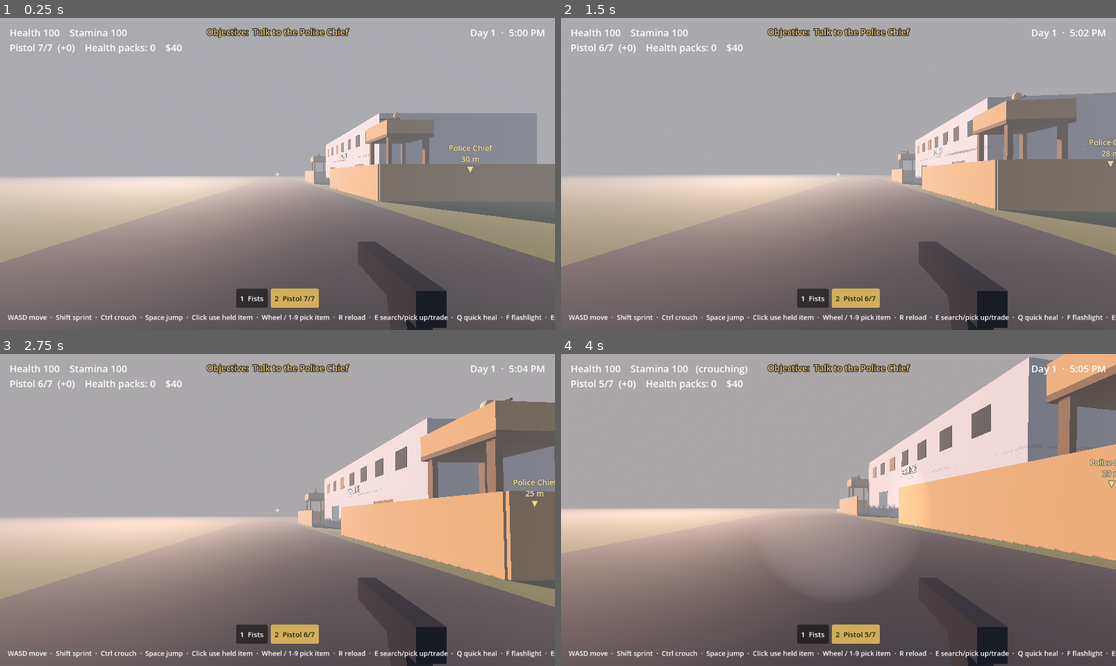
Above: before the commit, frames 1-4 (two rows, left to right).
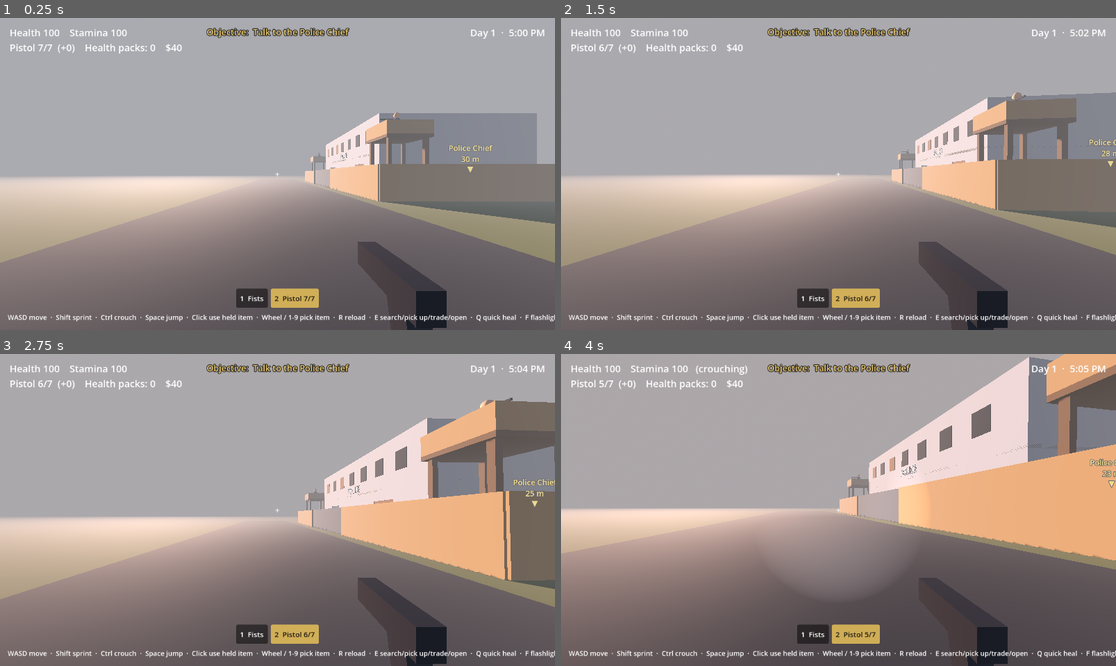
Above: after the commit, the same moments.

Repository: PatriotAri/ZombieGame
Game: Godot game, scene res://main.tscn
Two runs of this game, one before a commit and one after it. Both use one fixed random seed, a clock stepped at 60 frames per second and the inputs below.
Inputs (mouse positions are in pixels of both pictures, inside the frame that each line leads up to):
- Up to frame 1 (0.25 s): no input
- Up to frame 2 (1.5 s): tap Enter (ui_accept) at 0.5 s; move the mouse to (866, 174) at 0.52 s; hold Ctrl (crouch) 0.53-1.28 s; hold W (move_forward) from 0.53 s (still down); click (866, 174) at 0.67 s; tap Space (jump) at 0.77, 1.07 s; tap F (flashlight) at 0.8, 1.35 s; move the mouse to (810, 174) at 1.27 s
- Up to frame 3 (2.75 s): keep holding W (move_forward); tap Space (jump) at 1.52, 1.82, 2.3 s; tap E (interact) at 1.55 s; move the mouse to (288, 503) at 2.02 s; hold E (interact) from 2.03 s (still down)
- Up to frame 4 (4 s): keep holding W (move_forward); move the mouse to (832, 516) at 2.77 s; release E (interact) at 2.78 s; tap Space (jump) at 2.85, 3.02, 3.32, 3.77 s; click (832, 516) at 2.92 s; tap Ctrl (crouch) at 3.05 s; move the mouse to (877, 513) at 3.52 s; hold Ctrl (crouch) from 3.53 s (still down); tap F (flashlight) at 3.8 s

The runs differ from the first frame. In frame 1, 0.3% of the frame differs, in the area x 56-100%, y 48-98%; in frame 2, 0.4%; in frame 3, 0.5%; in frame 4, 0.8%, in the area x 53-100%, y 43-98%.

Commit message:
Add bashable doors and an unbreakable police compound gate
Shops and the police station get doors the player can open and close.
Zombies that are hunting or investigating bash closed doors in their way
until they burst open for good. Doors sit outside the navigation region,
so paths still run through doorways.

The compound gets a two-leaf sliding steel gate that can't be bashed.
A temporary blocker bakes it into the navmesh as closed, and
NavigationLinks across the gap are enabled only while it's open.
Door state is saved and loaded; older saves still load.

Co-Authored-By: Claude Opus 5.5 <noreply@anthropic.com>
Claude-Session: https://claude.ai/code/session_01NJxZXcy4CVXHhqiHQ3b6eV

Diff:
--- a/midwest-undead/building.gd
+++ b/midwest-undead/building.gd
@@ -9,6 +9,7 @@
 
 const GameData := preload("res://game_data.gd")
 const LootSpot := preload("res://loot_spot.gd")
+const Door := preload("res://door.gd")
 
 const WALL := 0.2
 ## Default floor height: matches the sidewalk, so you step straight in from it.
@@ -26,6 +27,7 @@
 const WOOD := Color(0.42, 0.3, 0.18)
 const GLASS := Color(0.55, 0.65, 0.7, 0.22)
 const DARK_WINDOW := Color(0.05, 0.06, 0.08)
+const DOOR_COLOR := Color(0.36, 0.24, 0.14)
 
 var loot_spots: Array = [] # containers inside, for main.gd to fill
 var interior_points: Array[Vector3] = [] # global spots inside where a zombie could stand
@@ -102,6 +104,22 @@
 
 	for p: Vector3 in [Vector3(depth * 0.25, FLOOR_Y, half * 0.4), Vector3(depth * 0.8, FLOOR_Y, -half * 0.3)]:
 		interior_points.append(transform * p)
+
+
+## A door for the doorway, hinged on its left edge (seen from the street) and
+## swinging inward. Not added to the tree: main.gd puts it outside the
+## navigation region so zombie paths still run through the doorway.
+func make_door() -> Door:
+	var thickness := 0.08
+	var height := DOOR_TOP - FLOOR_Y - 0.02
+	var leaf := Vector3(thickness, height, DOOR_WIDTH - 0.1)
+	# The hinge sits in the middle of the wall at the doorway's edge; the panel
+	# runs along +z from it, so turning +90 degrees swings it into the room (+x).
+	var hinge := Vector3(WALL / 2.0, FLOOR_Y, door_z - DOOR_WIDTH / 2.0)
+	var door := Door.new()
+	door.setup(leaf, Vector3(0.0, height / 2.0, DOOR_WIDTH / 2.0), DOOR_COLOR,
+			transform * Transform3D(Basis.IDENTITY, hinge), PI / 2.0)
+	return door
 
 
 ## Adds a window opening covering [z_from, z_to] if there's room for one.
--- /dev/null
+++ b/midwest-undead/door.gd
@@ -0,0 +1,160 @@
+extends AnimatableBody3D
+## A door you can open and close by looking at it and pressing interact.
+## Zombies that walk into a closed one on their way somewhere bash it; enough
+## blows and it bursts open for good. Unbreakable ones (the police compound
+## gate) just hold.
+##
+## Doors live outside main.gd's nav_region, so the navigation bake ignores
+## them: zombie paths run straight through doorways, and a closed door is
+## something they run into and break down. The compound gate is the exception:
+## main.gd bakes a stand-in wall where it is, and the gate switches on
+## NavigationLinks across the gap only while it's open.
+##
+## The body sits on the pivot (the hinge, for a swinging door). Opening turns it
+## by open_yaw and moves it by open_shift, both in its closed frame, so the same
+## script does swinging doors and sliding gate leaves.
+
+const OPEN_TIME := 0.6
+const BASH_WOBBLE := 0.04 # meters the leaf jumps per blow
+const BASH_INTERVAL := 0.6 # seconds between visible blows, however many zombies are at it
+
+var label := "door"
+var max_health := 150.0
+var health := 150.0
+var breakable := true
+var is_open := false
+var is_broken := false
+## Other leaves of the same gate: they open and close together.
+var linked: Array = []
+## Zombie paths through the opening, enabled only while it's open.
+var nav_links: Array[NavigationLink3D] = []
+
+var _closed := Transform3D.IDENTITY
+var _open_yaw := 0.0
+var _open_shift := Vector3.ZERO
+var _amount := 0.0 # 0 = shut, 1 = open; tweened in between
+var _leaf_offset := Vector3.ZERO
+var _mesh: MeshInstance3D
+var _material: StandardMaterial3D
+var _base_color: Color
+var _move_tween: Tween
+var _bash_tween: Tween
+var _next_bash_ms := 0
+
+
+## leaf_size and leaf_offset place the panel relative to the pivot; closed is the
+## pivot's transform when shut, in the parent's space.
+func setup(leaf_size: Vector3, leaf_offset: Vector3, color: Color, closed: Transform3D,
+		open_yaw: float, open_shift := Vector3.ZERO) -> void:
+	_closed = closed
+	_open_yaw = open_yaw
+	_open_shift = open_shift
+	_leaf_offset = leaf_offset
+	transform = closed
+	_base_color = color
+	_material = StandardMaterial3D.new()
+	_material.albedo_color = color
+
+	var box := BoxMesh.new()
+	box.size = leaf_size
+	box.material = _material
+	_mesh = MeshInstance3D.new()
+	_mesh.mesh = box
+	_mesh.position = leaf_offset
+	add_child(_mesh)
+
+	var shape := BoxShape3D.new()
+	shape.size = leaf_size
+	var col := CollisionShape3D.new()
+	col.shape = shape
+	col.position = leaf_offset
+	add_child(col)
+
+
+func interact_prompt() -> String:
+	if is_broken:
+		return ""
+	return ("close the %s" if is_open else "open the %s") % label
+
+
+## The player pressed interact on it.
+func toggle() -> void:
+	if not is_broken:
+		set_open(not is_open)
+
+
+func set_open(value: bool, animate := true) -> void:
+	for door in [self] + linked:
+		door._set_open_one(value, animate)
+
+
+func can_be_bashed() -> bool:
+	return breakable and not is_open and not is_broken
+
+
+## Called every physics frame by each zombie pushing against it.
+func bash(damage: float) -> void:
+	if not can_be_bashed():
+		return
+	health -= damage
+	if health <= 0.0:
+		_burst()
+		return
+	# Splinter and darken as it takes a beating.
+	_material.albedo_color = _base_color.darkened(0.5 * (1.0 - health / max_health))
+	var now := Time.get_ticks_msec()
+	if now < _next_bash_ms:
+		return
+	_next_bash_ms = now + int(BASH_INTERVAL * 1000.0)
+	if _bash_tween:
+		_bash_tween.kill()
+	_mesh.position = _leaf_offset + Vector3(BASH_WOBBLE, 0.0, 0.0)
+	_bash_tween = create_tween()
+	_bash_tween.tween_property(_mesh, "position", _leaf_offset, 0.15)
+
+
+func save_state() -> Dictionary:
+	return {"open": is_open, "health": health, "broken": is_broken}
+
+
+func load_state(data: Dictionary) -> void:
+	health = float(data.get("health", max_health))
+	is_broken = bool(data.get("broken", false))
+	_set_open_one(bool(data.get("open", is_open)) or is_broken, false)
+	if is_broken:
+		_material.albedo_color = _base_color.darkened(0.6)
+	elif health < max_health:
+		_material.albedo_color = _base_color.darkened(0.5 * (1.0 - health / max_health))
+
+
+## Smashed: it flies open and hangs off its hinges for good.
+func _burst() -> void:
+	health = 0.0
+	is_broken = true
+	_material.albedo_color = _base_color.darkened(0.6)
+	_mesh.position = _leaf_offset
+	_set_open_one(true, true, 0.15)
+
+
+func _set_open_one(value: bool, animate: bool, duration := OPEN_TIME) -> void:
+	if value == is_open and animate:
+		return
+	is_open = value
+	for link in nav_links:
+		link.enabled = value
+	if _move_tween:
+		_move_tween.kill()
+	var goal := 1.0 if value else 0.0
+	if not animate or not is_inside_tree():
+		_apply_amount(goal)
+		return
+	# Physics-step tween: an AnimatableBody should move in step with physics so it
+	# pushes whoever is in its way instead of jumping through them.
+	_move_tween = create_tween().set_process_mode(Tween.TWEEN_PROCESS_PHYSICS)
+	_move_tween.tween_method(_apply_amount, _amount, goal, duration * absf(goal - _amount)) \
+			.set_trans(Tween.TRANS_SINE).set_ease(Tween.EASE_IN_OUT)
+
+
+func _apply_amount(amount: float) -> void:
+	_amount = amount
+	transform = _closed * Transform3D(Basis(Vector3.UP, _open_yaw * amount), _open_shift * amount)
--- a/midwest-undead/main.gd
+++ b/midwest-undead/main.gd
@@ -38,6 +38,7 @@
 const Bandit := preload("res://bandit.gd")
 const BanditScene := preload("res://bandit.tscn")
 const ShopkeeperScene := preload("res://shopkeeper.tscn")
+const Door := preload("res://door.gd")
 
 @export_group("World")
 ## Same seed = same town layout and loot every run. Change it for a different town.
@@ -50,6 +51,8 @@
 @export_range(0.0, 1.0) var container_health_pack_chance := 0.4
 @export_range(0.0, 1.0) var container_ammo_chance := 0.35
 @export_range(0.0, 1.0) var container_trade_goods_chance := 0.35
+## Chance a shop's front door is standing open when you arrive.
+@export_range(0.0, 1.0) var door_open_chance := 0.35
 
 @export_group("Time of Day")
 @export_range(0.0, 23.99) var start_hour := 17.0
@@ -86,6 +89,7 @@
 const COMPOUND_MIN := Vector2(36.0, 6.0) # fence corners (x, z)
 const COMPOUND_MAX := Vector2(68.0, 30.0)
 const GATE_HALF_WIDTH := 5.0
+const GATE_COLOR := Color(0.3, 0.32, 0.34) # steel
 
 # The Westside safe house: the far west end of the cross street, mirroring the
 # station on the east end, so reaching it means crossing the whole town.
@@ -105,8 +109,8 @@
 ## Autosave once you're this close to the safe house while it's your objective.
 const AUTOSAVE_DISTANCE := 20.0
 
-const HELP_KEYBOARD := "WASD move  ·  Shift sprint  ·  Ctrl crouch  ·  Space jump  ·  Click use held item  ·  Wheel / 1-9 pick item  ·  R reload  ·  E search/pick up/trade  ·  Q quick heal  ·  F flashlight  ·  Esc pause"
-const HELP_GAMEPAD := "L stick move  ·  R stick look  ·  L3 sprint  ·  B crouch  ·  A jump  ·  RT use held item  ·  Y / D-pad pick item  ·  RB reload  ·  X search/pick up/trade  ·  LB quick heal  ·  D-pad up flashlight  ·  Start pause"
+const HELP_KEYBOARD := "WASD move  ·  Shift sprint  ·  Ctrl crouch  ·  Space jump  ·  Click use held item  ·  Wheel / 1-9 pick item  ·  R reload  ·  E search/pick up/trade/open  ·  Q quick heal  ·  F flashlight  ·  Esc pause"
+const HELP_GAMEPAD := "L stick move  ·  R stick look  ·  L3 sprint  ·  B crouch  ·  A jump  ·  RT use held item  ·  Y / D-pad pick item  ·  RB reload  ·  X search/pick up/trade/open  ·  LB quick heal  ·  D-pad up flashlight  ·  Start pause"
 
 var player: Player
 ## Where you start: on the cross street, one block west of the police station
@@ -119,6 +123,10 @@
 var car_spots: Array[Vector3] = [] # so nothing else gets spawned inside a car
 var day_night: DayNight
 var rng := RandomNumberGenerator.new()
+## Separate from rng so adding doors didn't reshuffle the rest of the town.
+var door_rng := RandomNumberGenerator.new()
+var doors: Array[Door] = [] # every door and gate leaf, in build order (for saving)
+var _gate_nav_blocker: StaticBody3D # stands in for the shut gate during the navigation bake
 
 # HUD
 var status_label: Label
@@ -153,6 +161,7 @@
 func _ready() -> void:
 	Controls.setup()
 	rng.seed = town_seed
+	door_rng.seed = town_seed + 1
 	_build_environment()
 	_setup_navigation()
 	_build_town()
@@ -163,6 +172,7 @@
 	# Bake the walkable area from the town's collision shapes. Runs once at startup
 	# and blocks briefly; fine for one small town.
 	nav_region.bake_navigation_mesh(false)
+	_gate_nav_blocker.queue_free() # the real gate (and its nav links) takes over now
 	_scatter_ground_items()
 	_build_hud()
 	_spawn_player()
@@ -183,7 +193,9 @@
 	add_child(save_menu)
 	player.object_interacted.connect(func(obj: Node) -> void:
 		if obj is SavePoint:
-			save_menu.open(player, _save_game))
+			save_menu.open(player, _save_game)
+		elif obj is Door:
+			(obj as Door).toggle())
 	# Getting bitten snaps you out of any menu or conversation.
 	player.damaged.connect(inventory_menu.close)
 	player.damaged.connect(shop_menu.close)
@@ -343,6 +355,7 @@
 		building.build(depth, width - 0.2, height, color, rng)
 		loot_spots.append_array(building.loot_spots)
 		interior_points.append_array(building.interior_points)
+		_add_door(building.make_door(), door_rng.randf() < door_open_chance)
 		# Sometimes a pile of boxes someone dragged out and abandoned, kept clear of the door.
 		if rng.randf() < 0.3:
 			var door_world_z := center_z + building.door_z * (1.0 if side == 1 else -1.0)
@@ -412,6 +425,7 @@
 	sign.position = Vector3(-0.06, 4.1, station.door_z) # just in front of the facade, over the door
 	sign.rotation.y = -PI / 2.0 # Label3D reads from its +Z side; turn that to face the street
 	station.add_child(sign)
+	_add_door(station.make_door(), false)
 
 	# Inside: a counter across the room, the trader behind it, and a generator-powered lamp.
 	_add_box(Vector3(0.8, 1.0, 6.0), station.transform * Vector3(8.0, 0.6, 0.0), TIMBER, station.rotation.y)
@@ -451,6 +465,7 @@
 	_add_box(Vector3(x1 - x0, fence_h, 0.15), Vector3((x0 + x1) / 2.0, fence_h / 2.0, z1), PLYWOOD)
 	for x in [x0, x1]:
 		_add_box(Vector3(0.15, fence_h, z1 - z0), Vector3(x, fence_h / 2.0, (z0 + z1) / 2.0), PLYWOOD)
+	_build_gate(gate0, gate1, z0, fence_h)
 
 	# Guard towers in the two front corners, covering the street and the gate.
 	for tower_x in [x0 + 2.5, x1 - 2.5]:
@@ -460,6 +475,61 @@
 		guard.exclude = tower_rids
 		guard.position = base + Vector3(0, 4.2, 0)
 		add_child(guard) # starts facing -z (the street); turns toward targets as it fires
+
+
+## Two steel leaves that slide sideways behind the fence. Zombies can't break it.
+## The navigation bake sees a wall where the gate is (_gate_nav_blocker, removed
+## right after baking), so with the gate shut zombies have no path into the
+## compound; while it's open, NavigationLinks across the gap give them one.
+func _build_gate(gate0: float, gate1: float, fence_z: float, height: float) -> void:
+	var z := fence_z + 0.2 # just inside the fence line, so open leaves slide behind it
+	var half := (gate1 - gate0) / 2.0
+	var leaf := Vector3(half + 0.2, height, 0.1) # overlaps the fence a little at the outer end
+	var leaves: Array[Door] = []
+	for s: int in [-1, 1]:
+		var center := Vector3((gate0 + gate1) / 2.0 + s * (half + 0.2) / 2.0, height / 2.0, z)
+		var gate := Door.new()
+		gate.label = "gate"
+		gate.breakable = false
+		gate.setup(leaf, Vector3.ZERO, GATE_COLOR, Transform3D(Basis.IDENTITY, center), 0.0,
+				Vector3(s * half, 0.0, 0.0))
+		leaves.append(gate)
+	leaves[0].linked = [leaves[1]]
+	leaves[1].linked = [leaves[0]]
+
+	var x := gate0 + 1.0
+	while x <= gate1 - 1.0:
+		var link := NavigationLink3D.new()
+		# Ends just off the navmesh edges on either side of the gap. Kept short on
+		# purpose: zombies repath every 0.3 s, and a start point far behind one that's
+		# already in the gap would turn it around (path_desired_distance is 0.6 m).
+		link.start_position = Vector3(x, 0.0, fence_z - 0.5) # street side
+		link.end_position = Vector3(x, 0.0, fence_z + 0.7) # compound side
+		link.enabled = false
+		add_child(link)
+		leaves[0].nav_links.append(link)
+		x += 2.0
+
+	for gate in leaves:
+		_add_door(gate, false)
+
+	_gate_nav_blocker = StaticBody3D.new()
+	var shape := BoxShape3D.new()
+	shape.size = Vector3(gate1 - gate0, height, 0.15)
+	var col := CollisionShape3D.new()
+	col.shape = shape
+	_gate_nav_blocker.add_child(col)
+	_gate_nav_blocker.position = Vector3((gate0 + gate1) / 2.0, height / 2.0, z)
+	nav_region.add_child(_gate_nav_blocker)
+
+
+## Doors go straight under Main, not nav_region, so the navigation bake ignores
+## them (see door.gd).
+func _add_door(door: Door, open: bool) -> void:
+	add_child(door)
+	if open:
+		door.set_open(true, false)
+	doors.append(door)
 
 
 ## Four timber legs, a platform at 4 m and a waist-high railing. Returns the
@@ -642,6 +712,9 @@
 	for zombie: Zombie in get_tree().get_nodes_in_group("zombies"):
 		zombies.append({"position": SaveGame.vec_to_array(zombie.global_position),
 				"yaw": zombie.rotation.y, "health": zombie.health})
+	var door_data := []
+	for door in doors:
+		door_data.append(door.save_state())
 	var bandit_data := []
 	for bandit in bandits:
 		bandit_data.append({"position": SaveGame.vec_to_array(bandit.global_position),
@@ -656,6 +729,7 @@
 		"ground_items": ground,
 		"zombies": zombies,
 		"bandits": bandit_data,
+		"doors": door_data,
 		"shop_stock": trader.stock.to_dict(),
 	})
 
@@ -674,6 +748,11 @@
 		spot.inventory.from_dict(containers[i].get("inventory", {}))
 		if containers[i].get("opened", false):
 			spot.open() # darkens it like when you searched it
+
+	# Older saves have no doors: those keep their freshly built state.
+	var door_data: Array = data.get("doors", [])
+	for i in mini(door_data.size(), doors.size()):
+		doors[i].load_state(door_data[i])
 
 	# Ground items, zombies: throw away the freshly spawned ones and recreate
 	# exactly what the save recorded.
--- a/midwest-undead/zombie.gd
+++ b/midwest-undead/zombie.gd
@@ -7,11 +7,14 @@
 ## Every sense tick it re-picks the closest visible target, so getting shot doesn't
 ## pull it off whoever it's already chasing; damage only matters if it had no target.
 ## Sight needs a clear line (buildings and cars block it), mostly in front of it.
-## Sound goes through walls. The node tree lives in zombie.tscn.
+## Sound goes through walls. A closed door in its way gets bashed until it breaks
+## (only while it's going somewhere: hunting or investigating, not idly wandering).
+## The node tree lives in zombie.tscn.
 ## TUNING: open zombie.tscn, select the Zombie node, and use the Inspector.
 
 const Player := preload("res://player.gd")
 const GameData := preload("res://game_data.gd")
+const Door := preload("res://door.gd")
 
 enum State { IDLE, INVESTIGATE, HUNT }
 
@@ -20,6 +23,9 @@
 ## Sight range multiplier at full night (0.45 = 9 m out of 20).
 @export_range(0.0, 1.0) var night_sight_factor := 0.45
 @export var damage_per_second := 20.0
+## Damage to a door it's pushing against. Doors have 150 health, so one zombie
+## gets through in about 8 seconds; a crowd much faster.
+@export var door_damage_per_second := 18.0
 ## Each zombie picks a random walking speed in this range.
 @export var min_speed := 1.2
 @export var max_speed := 2.2
@@ -136,6 +142,18 @@
 		velocity.x = move_toward(velocity.x, 0.0, speed)
 		velocity.z = move_toward(velocity.z, 0.0, speed)
 	move_and_slide()
+	if moving and state != State.IDLE:
+		_bash_doors(delta)
+
+
+## Its path runs through doorways (doors aren't in the navigation mesh), so a
+## closed door shows up as something it bumped into while walking.
+func _bash_doors(delta: float) -> void:
+	for i in get_slide_collision_count():
+		var door := get_slide_collision(i).get_collider() as Door
+		if door and door.can_be_bashed():
+			door.bash(door_damage_per_second * delta)
+			return
 
 
 # --- Senses ------------------------------------------------------------------
